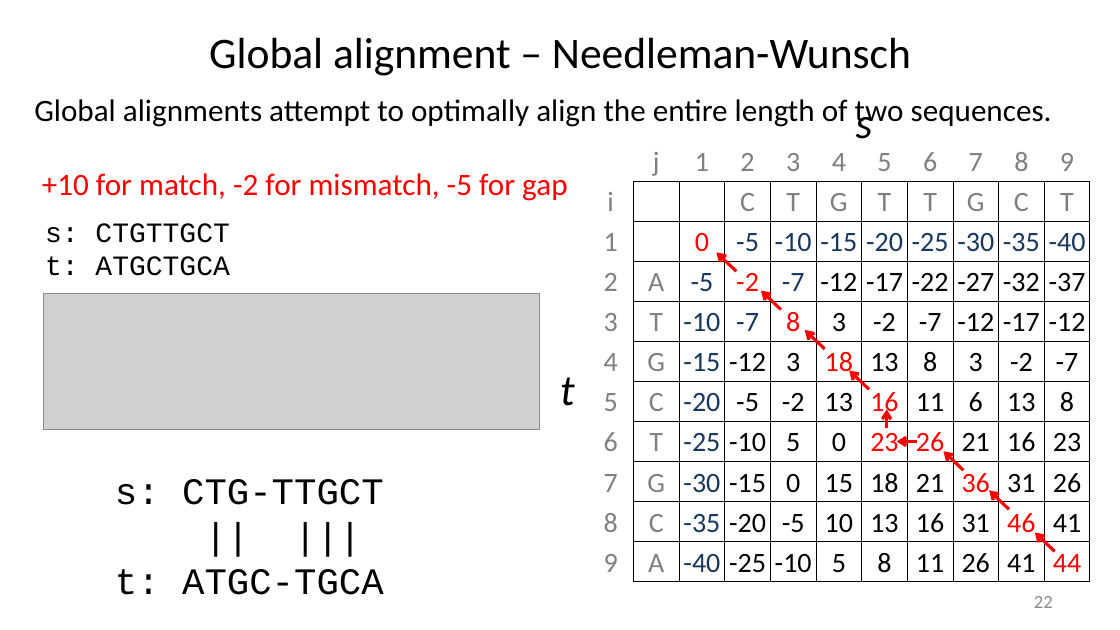
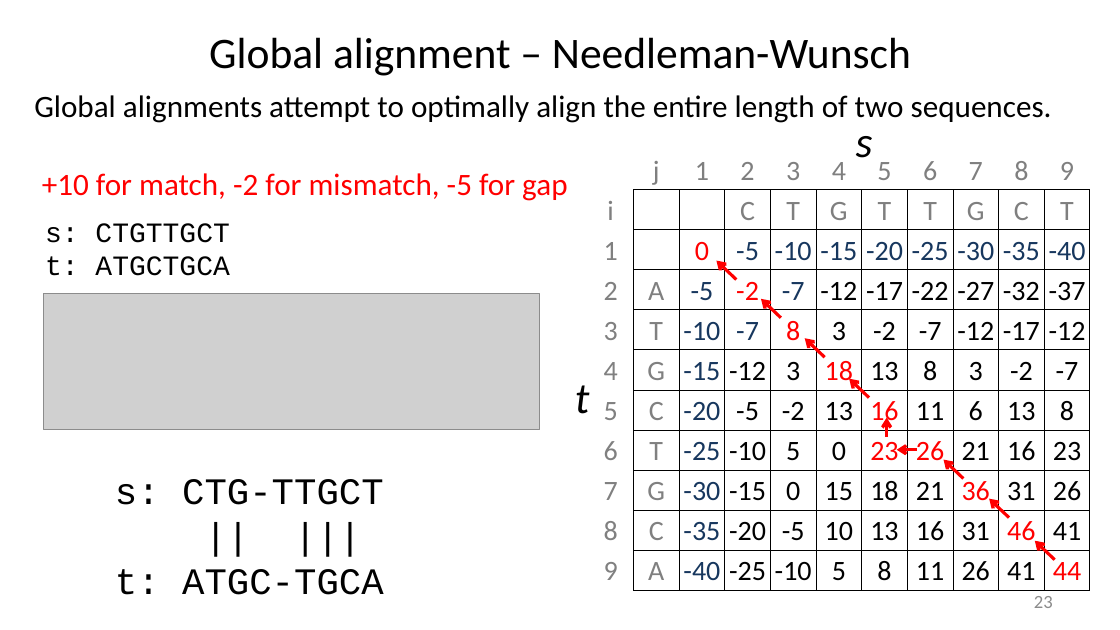
Before and after one commit to liu3zhenlab/teaching, a slide deck: slide 23 of PLPTH813Bioinformatis/2025/1_lecture/lecture04_alignment_I.pptx (slide 22 before the commit). Drawn at 1120x630 pixels with LibreOffice and Linux fonts; fonts in the diff are those of the drawing; grey boxes stand for pictures. Boxes give left, top, right and bottom in pixels: in the first picture for what was removed or moved away, otherwise in the second. Text is boxed around its words. In the diff, an @@ line names an element or a change of style, - is before the commit and + after.

```diff
--- a/PLPTH813Bioinformatis/2025/1_lecture/lecture04_alignment_I.pptx
+++ b/PLPTH813Bioinformatis/2025/1_lecture/lecture04_alignment_I.pptx
@@ text "Global alignments attempt to optimally ...": place and size @@
-text "Global alignments attempt to optimally ..." at (34,99,1052,129)
+text "Global alignments attempt to optimally ..." at (34,95,1052,123)
@@ text "s" rewrapped from (856,102,873,139) to (856,136,873,158) @@
@@ 8 arrows, 1 table: place and size @@
-8 arrows, 1 table at (588,141,1093,581)
+8 arrows, 1 table at (588,150,1093,590)
@@ text "t": place and size @@
-text "t" at (560,377,575,406)
+text "t" at (575,385,590,414)
@@ arrow moved from (1009, 510) - (989, 491) to (1009, 517) - (989, 498) @@
@@ page number at (1034,596,1053,608): text changed @@
-22
+23
```
Also in this commit, not shown: 10 other slides changed, 1 slide added, 2 other files.
